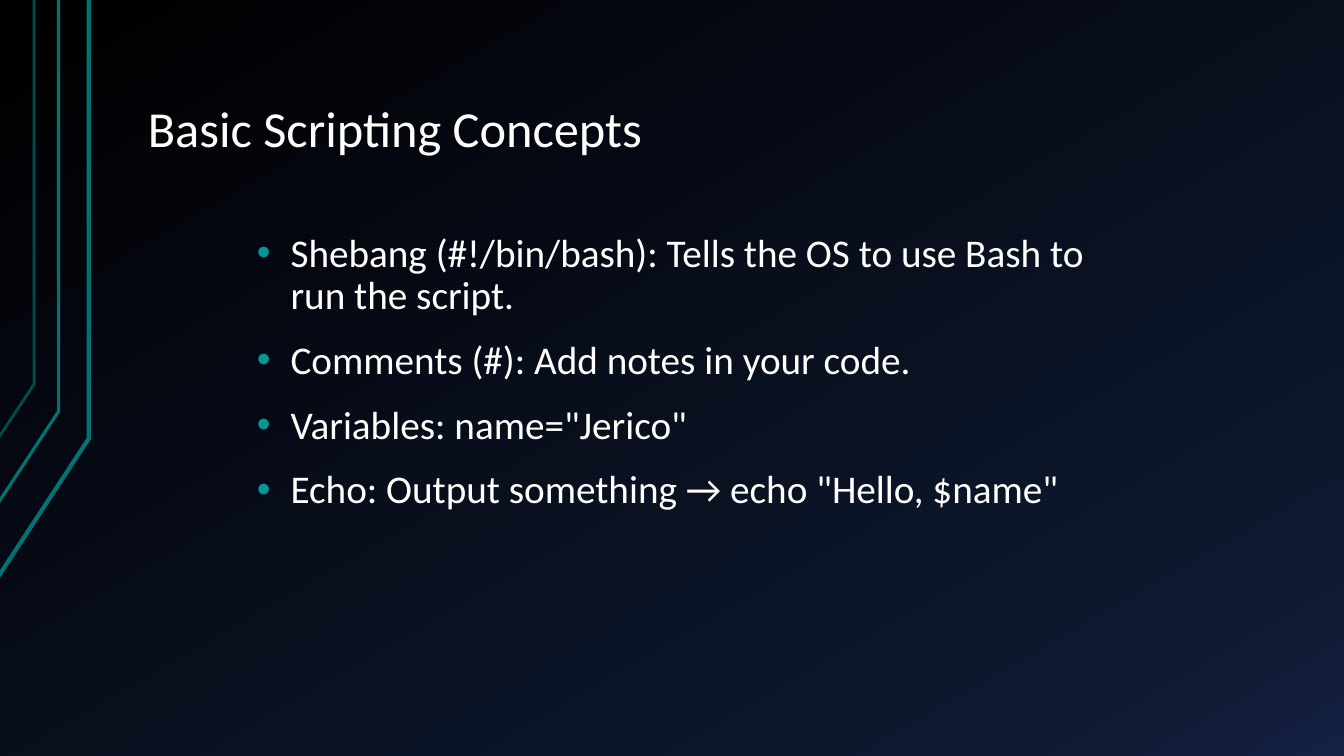
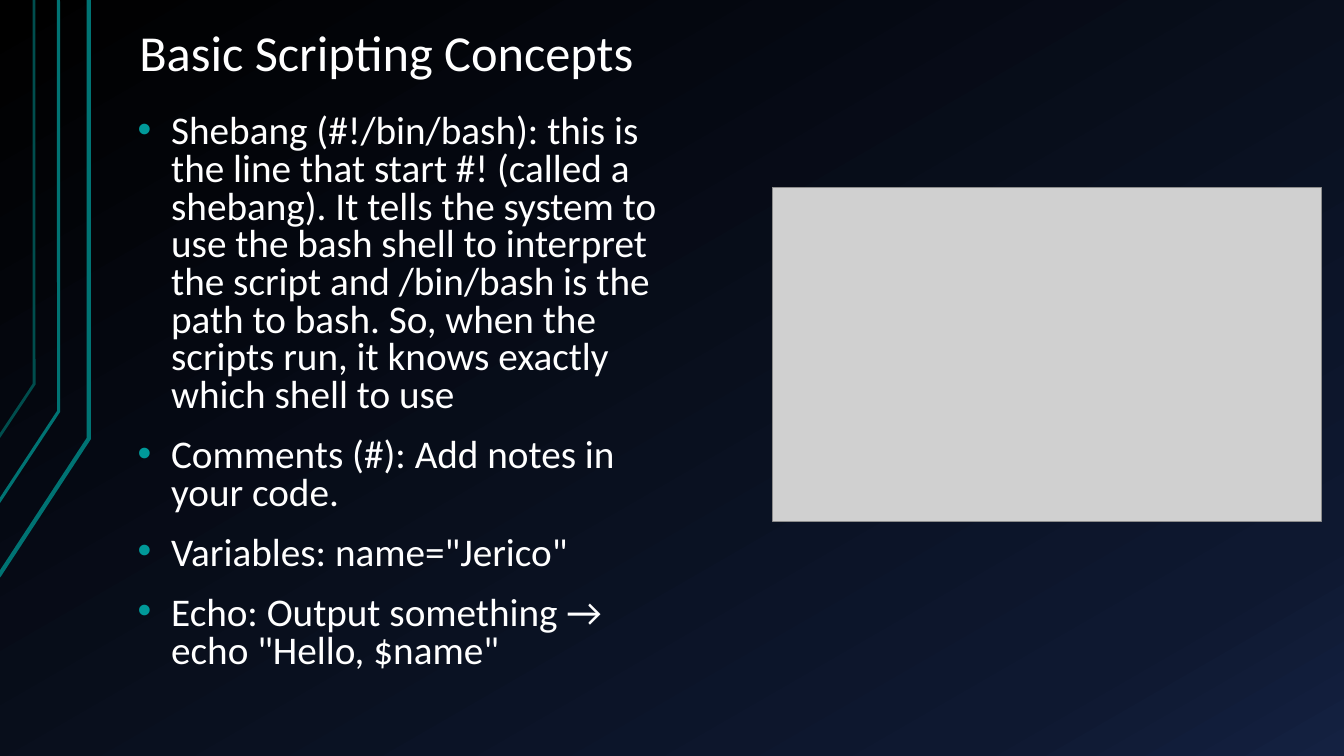
Before and after one commit to psuuc-jbgarcia/Object-Oriented-Programming-Lesson, a slide deck: slide 4 of Platform Technologies/Midterm/Week 4/Lecture/Chapter_4Shell Scripting.pptx (slide 5 before the commit). Drawn at 1344x756 pixels with LibreOffice and Linux fonts; fonts in the diff are those of the drawing; grey boxes stand for pictures. Boxes give left, top, right and bottom in pixels: in the first picture for what was removed or moved away, otherwise in the second. Text is boxed around its words. In the diff, an @@ line names an element or a change of style, - is before the commit and + after.

```diff
--- a/Platform Technologies/Midterm/Week 4/Lecture/Chapter_4Shell Scripting.pptx
+++ b/Platform Technologies/Midterm/Week 4/Lecture/Chapter_4Shell Scripting.pptx
@@ title "Basic Scripting Concepts" moved from (x1=148, y1=112, x2=642, y2=156) to (x1=139, y1=36, x2=633, y2=80) @@
@@ text "Shebang (#!/bin/bash): this is the ..." moved from (x1=291, y1=238, x2=1083, y2=510) to (x1=171, y1=115, x2=656, y2=669) @@
@@ text at (x1=171, y1=115, x2=656, y2=409): text changed @@
-• Shebang (#!/bin/bash): Tells the OS to use Bash to run the script.
+• Shebang (#!/bin/bash): this is the line that start #! (called a shebang). It tells the system to use the bash shell to interpret the script and /bin/bash is the path to bash. So, when the scripts run, it knows exactly which shell to use
@@ picture added at (x1=772, y1=188, x2=1321, y2=521) @@
@@ text at (x1=171, y1=440, x2=615, y2=669): line spacing 0.9 to 0.8 @@
```
Also in this commit, not shown: 3 other slides changed, 4 slides added, 1 slide removed, 17 other files.
